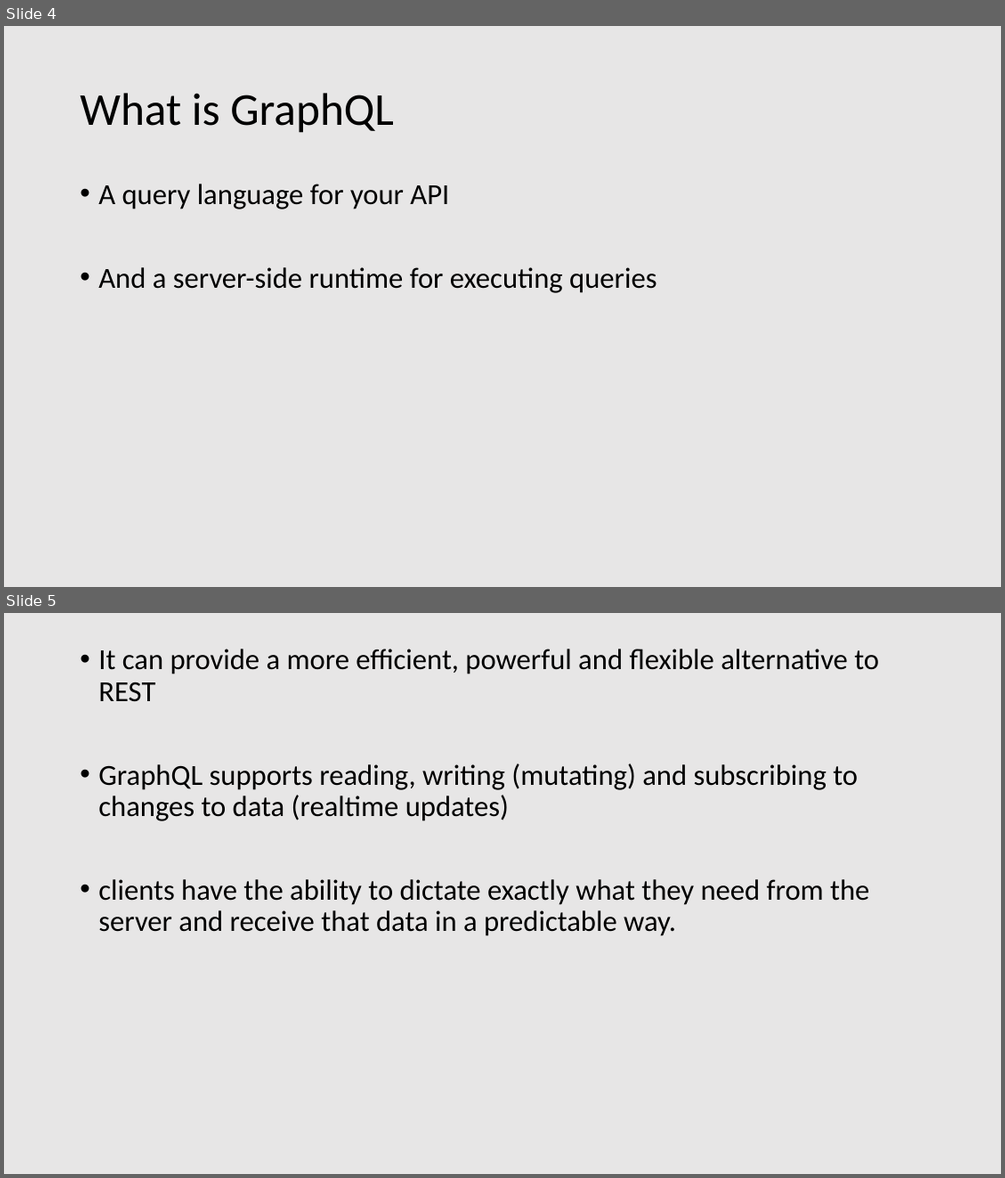
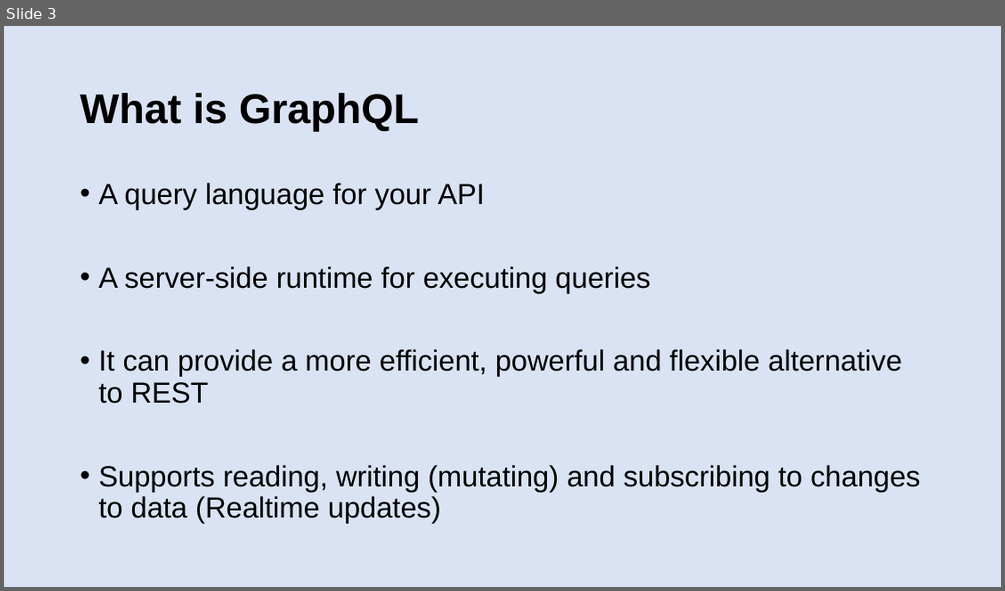
Before and after one commit to patelg123/graphql-presentation, a slide deck: current.pptx. Shown one above the other, each under a label of ours: slides 4 and 5 before the commit, slide 3 after it. The pictures are 1005x1178 and 1005x591 pixels, drawn with LibreOffice and Linux fonts; fonts in the diff are those of the drawing. Boxes give left, top, right and bottom in pixels: in the first picture for what was removed or moved away, otherwise in the second. Text is boxed around its words. In the diff, an @@ line names an element or a change of style, - is before the commit and + after.

```diff
--- a/current.pptx
+++ b/current.pptx
@@ slide 5 removed at <box>4,613,1001,1174</box>, background #E7E6E6 @@
@@ text removed at <box>98,649,879,936</box> @@
-• It can provide a more efficient, powerful and flexible alternative to REST
-• GraphQL supports reading, writing (mutating) and subscribing to changes to data (realtime updates)
-• clients have the ability to dictate exactly what they need from the server and receive that data in a predictable way.
@@ what was slide 4 is now slide 3 @@
@@ slide 3 changed as well @@
@@ background #E7E6E6 to #DAE3F3 @@
@@ title "What is GraphQL" at <box>80,93,419,131</box>: size 44 to 40 pt, font Calibri to Arial, bold on @@
@@ text at <box>98,183,485,209</box>: font Calibri to Arial in "A query language for your API" @@
@@ text at <box>98,266,920,523</box>: text changed; font Calibri to Arial @@
-• And a server-side runtime for executing queries
+• A server-side runtime for executing queries
+• It can provide a more efficient, powerful and flexible alternative to REST
+• Supports reading, writing (mutating) and subscribing to changes to data (Realtime updates)
```
Also in this commit, not shown: 23 other slides changed, 9 slides added, 5 other slides removed, 2 other files.
